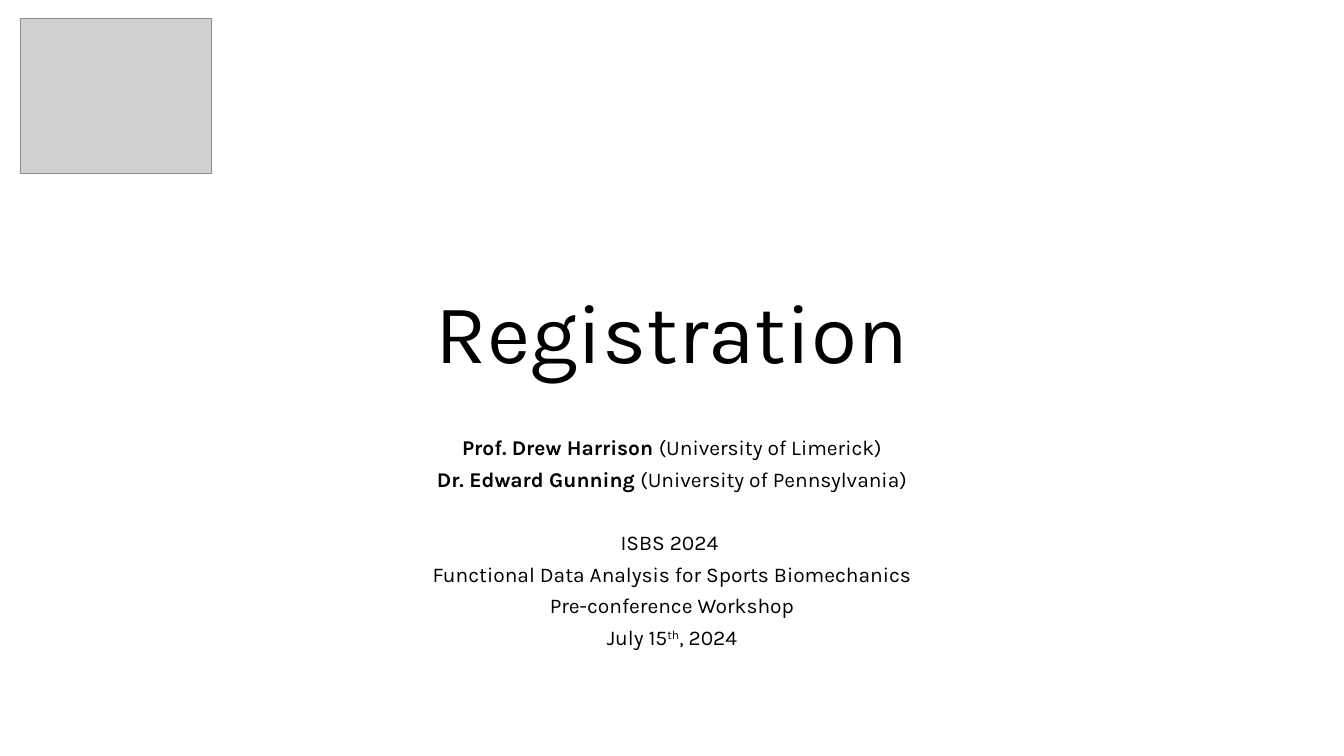
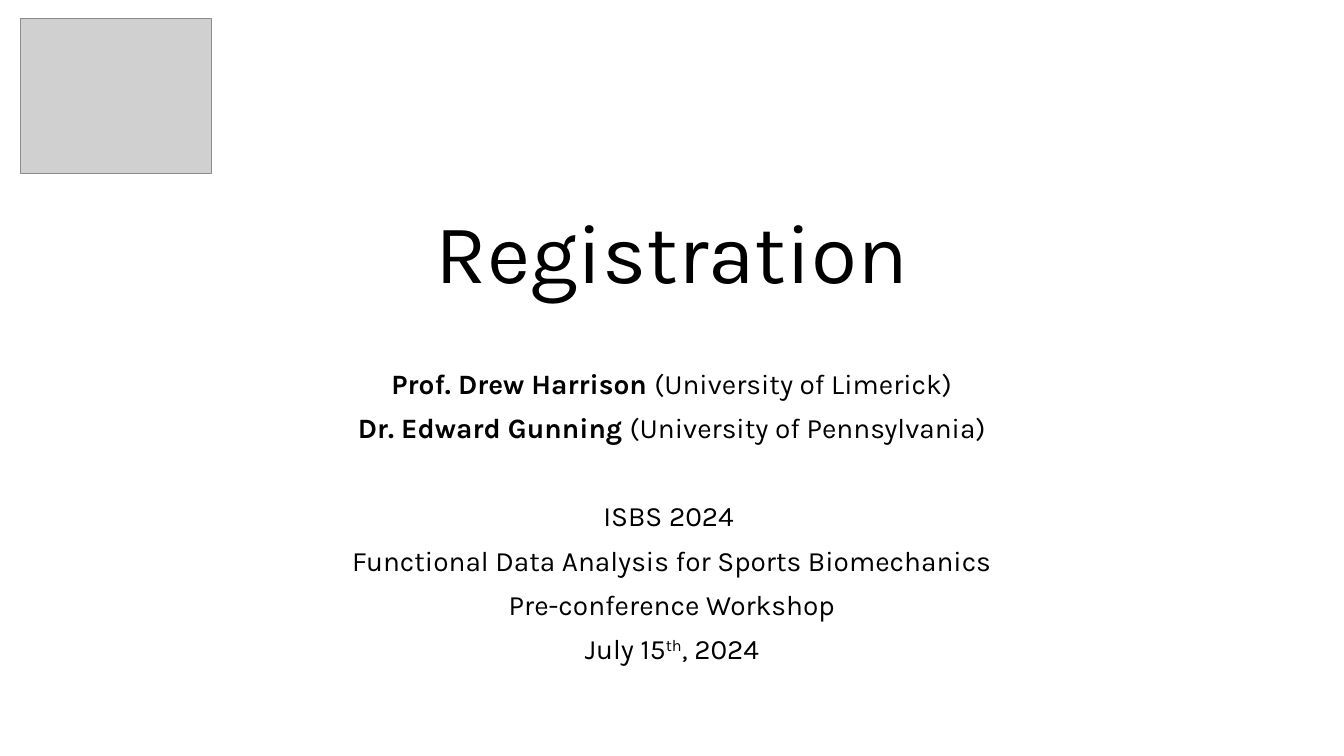
Before and after one commit to edwardgunning/ISBS-Short-Course, a slide deck: slide 1 of slides/03-registration.pptx. Drawn at 1344x756 pixels with LibreOffice and Linux fonts; fonts in the diff are those of the drawing; grey boxes stand for pictures; background and template pictures are left out. Boxes give left, top, right and bottom in pixels: in the first picture for what was removed or moved away, otherwise in the second. Text is boxed around its words. In the diff, an @@ line names an element or a change of style, - is before the commit and + after.

```diff
--- a/slides/03-registration.pptx
+++ b/slides/03-registration.pptx
@@ title "Registration": place and size @@
-title "Registration" at [436,305,908,383]
+title "Registration" at [436,225,908,303]
@@ subtitle "Prof. Drew Harrison (University of ...": place and size @@
-subtitle "Prof. Drew Harrison (University of ..." at [433,440,911,650]
+subtitle "Prof. Drew Harrison (University of ..." at [352,374,991,666]
@@ subtitle "Prof. Drew Harrison (University of ..." at [352,374,991,666]: size 15 to 20 pt; line spacing 0.7 to 0.9 @@
```
Also in this commit, not shown: 4 slides added, 2 other files.
